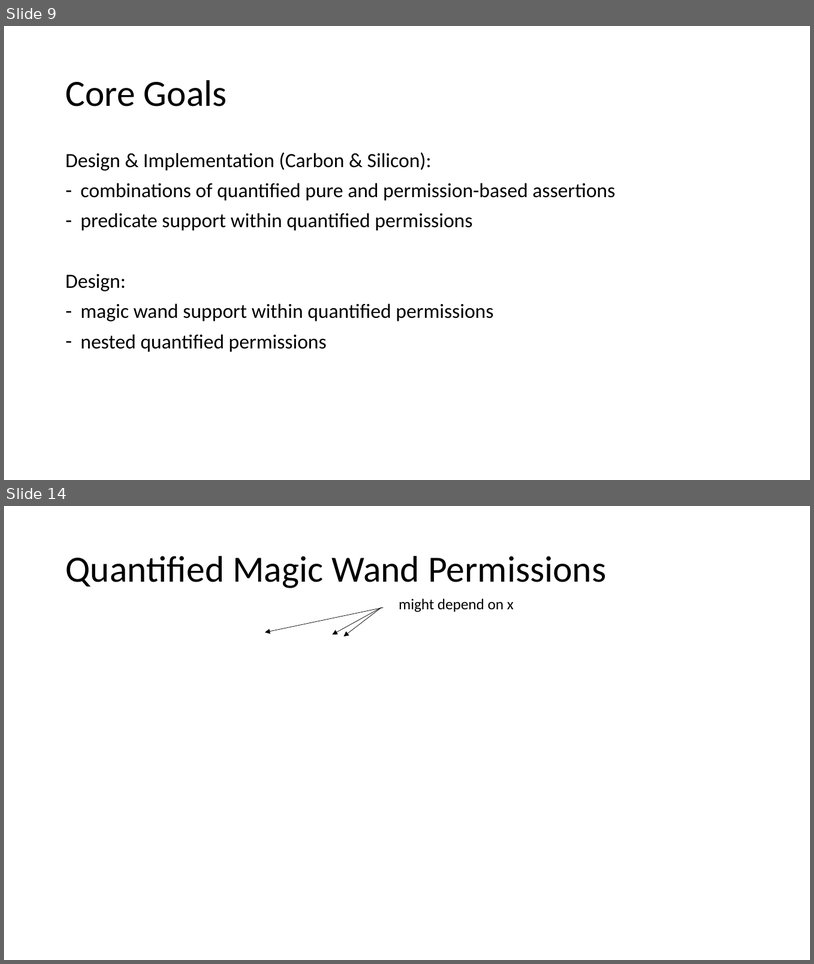
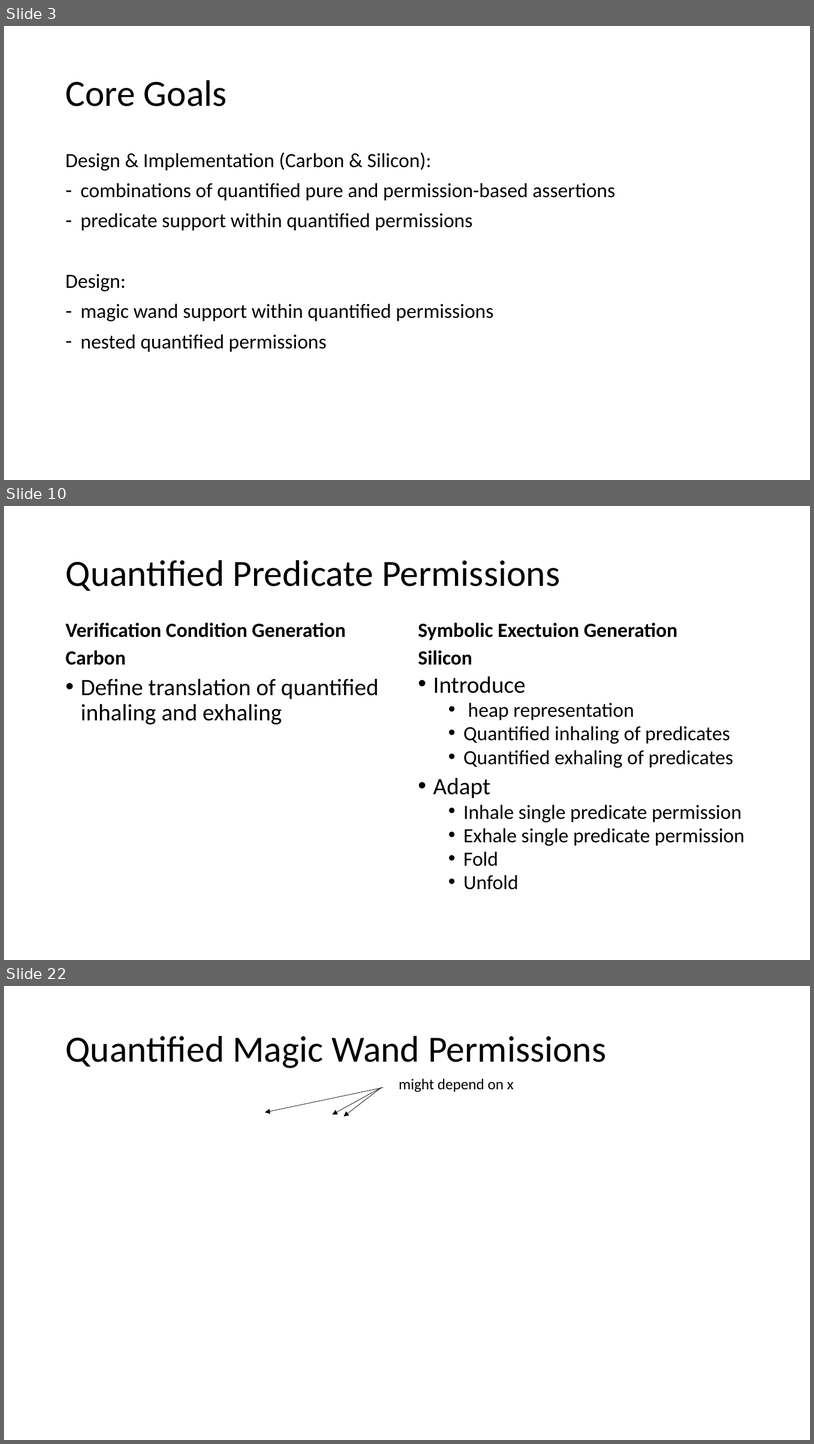
Before and after one commit to Aimenel/MT, a slide deck: presentations/Final Presentation/Final.pptx. Shown one above the other, each under a label of ours: slides 9 and 14 before the commit, slides 3, 10 and 22 after it; the slides between them are not shown. The pictures are 814x964 and 814x1444 pixels, drawn with LibreOffice and Linux fonts; fonts in the diff are those of the drawing; grey boxes stand for pictures. Boxes give left, top, right and bottom in pixels: in the first picture for what was removed or moved away, otherwise in the second. Text is boxed around its words. In the diff, an @@ line names an element or a change of style, - is before the commit and + after.

```diff
--- a/presentations/Final Presentation/Final.pptx
+++ b/presentations/Final Presentation/Final.pptx
@@ slide 10 added at [4, 506, 810, 960], background #FFFFFF @@
@@ title added at [66, 560, 560, 591], 44 pt, text #000000 @@
+Quantified Predicate Permissions
@@ text added at [66, 622, 345, 665], 24 pt, text #000000, bold @@
+Verification Condition Generation
+Carbon
@@ text added at [418, 622, 678, 665], 24 pt, text #000000, bold @@
+Symbolic Exectuion Generation
+Silicon
@@ text added at [81, 678, 379, 724], 28 pt, text #000000 @@
+• Define translation of quantified inhaling and exhaling
@@ text added at [434, 676, 745, 889], 24 pt, text #000000 @@
+• Introduce
+  • heap representation
+  • Quantified inhaling of predicates
+  • Quantified exhaling of predicates
+• Adapt
+  • Inhale single predicate permission
+  • Exhale single predicate permission
+  • Fold
+  • Unfold
@@ what was slide 9 is now slide 3 @@
@@ what was slide 14 is now slide 22 @@
```
Also in this commit, not shown: 9 slides changed, 17 other slides added, 5 slides removed, 3 other files.
